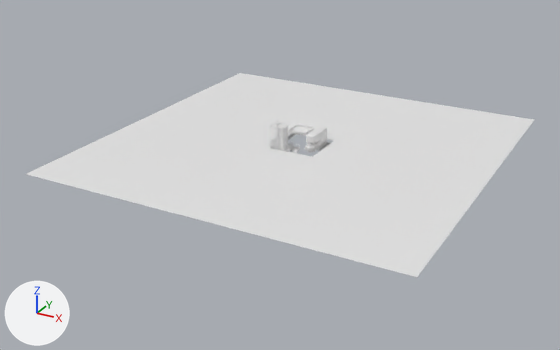
One commit to the Blender file firstDiorama.blend: the scene before it, then after it.
Rendered twice from a camera (50 mm lens) standing at (70.2, -137.3, 60.5) and looking at (-2.6, -5.0, -5.7). Every picture has the same lights, and +X, +Y and +Z are marked at lower left.

Objects in the first picture: 'Building', 'Bus', 'Plane'.
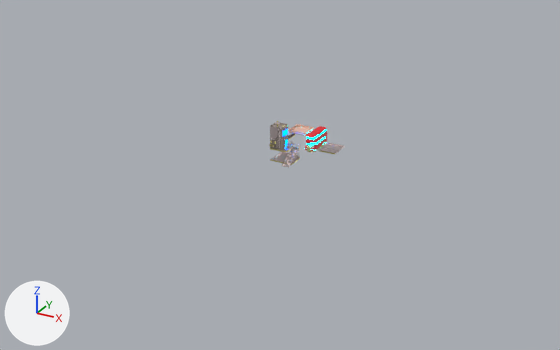
The change, as a diff of the scene's bpy script:
```diff
--- a/firstDiorama.blend.py
+++ b/firstDiorama.blend.py
@@ mat_wall_building @@
+mat_wall_building = principled_material('Wall.Building')
+mat_wall_building.base_color = (0.311, 0.26, 0.229)  # grey #978b84
@@ mat_light_building @@
+mat_light_building = emission_material('Light.Building')
+mat_light_building.base_color = (0.0, 0.0883, 0.8)  # blue #0054e7
+mat_light_building.strength = 10.0
@@ mat_metal @@
+mat_metal = principled_material('Metal')
+mat_metal.base_color = (0.799, 0.713, 0.315)  # beige #e7dc98
+mat_metal.metallic = 1.0
@@ mat_light_bus_windows @@
+mat_light_bus_windows = emission_material('Light.Bus.Windows')
+mat_light_bus_windows.base_color = (0.0, 0.728, 1.0)  # cyan #00deff
+mat_light_bus_windows.strength = 10.0
@@ mat_bus @@
+mat_bus = principled_material('Bus')
+mat_bus.base_color = (0.8, 0.0157, 0.0237)  # red #e7222b
@@ me_circle_001 @@
 me_circle_001.from_pydata(...)  # 680 vertices, 585 faces; spans x -6.09..0.38, y -2.13..11.8, z -2.05..2.05
 # used by ob_bus; location = (2.7, -1.5, 0.0); rotation_euler = (0.0, 1.571, 0.0), in degrees (0, 90, 0); scale = (0.532, 0.532, 0.532)
+# me_circle_001 part 1: 496 of the faces centred in x -6.09..0.34, y -1.33..11.8, z -1.95..1.95 switch from no material to mat_bus (red #e7222b)
+# me_circle_001 part 2: 50 of the faces centred in x -4.95..-0.53, y -1.12..1.15, z -1.73..1.79 switch from no material to mat_light_bus_windows (cyan #00deff)
+me_circle_001.materials.append(mat_metal)  # beige #e7dc98
@@ me_plane_032 @@
 me_plane_032.from_pydata(...)  # 116 vertices, 101 faces; spans x -1.0..2.2, y -1.0..1.8, z 0.0..4.9
 # used by ob_building; location = (-4.0, -4.0, 0.0)
+# me_plane_032 part 3: 91 of the faces centred in x -1.0..2.2, y -1.0..1.8, z 0.37..4.9 switch from no material to mat_wall_building (grey #978b83)
+me_plane_032.materials.append(mat_light_building)  # blue #0054e7
@@ ob_plane @@
 _m = ob_plane.modifiers.new('BTool_Cube.036', 'BOOLEAN')
 _m.object = ob_cube_036
+ob_plane.hide_set(True)  # its collection is switched off
```

Boxes [x1, y1, x2, y2] around the edits, measured in the pictures (560 x 350 px):
'Plane', hidden: before [27, 73, 534, 277]
part 1 of me_circle_001, recoloured (white to red): [305, 126, 327, 151] in both
part 2 of me_circle_001, recoloured: [306, 136, 316, 150] in both
part 3 of me_plane_032, recoloured: [270, 123, 288, 150] in both
